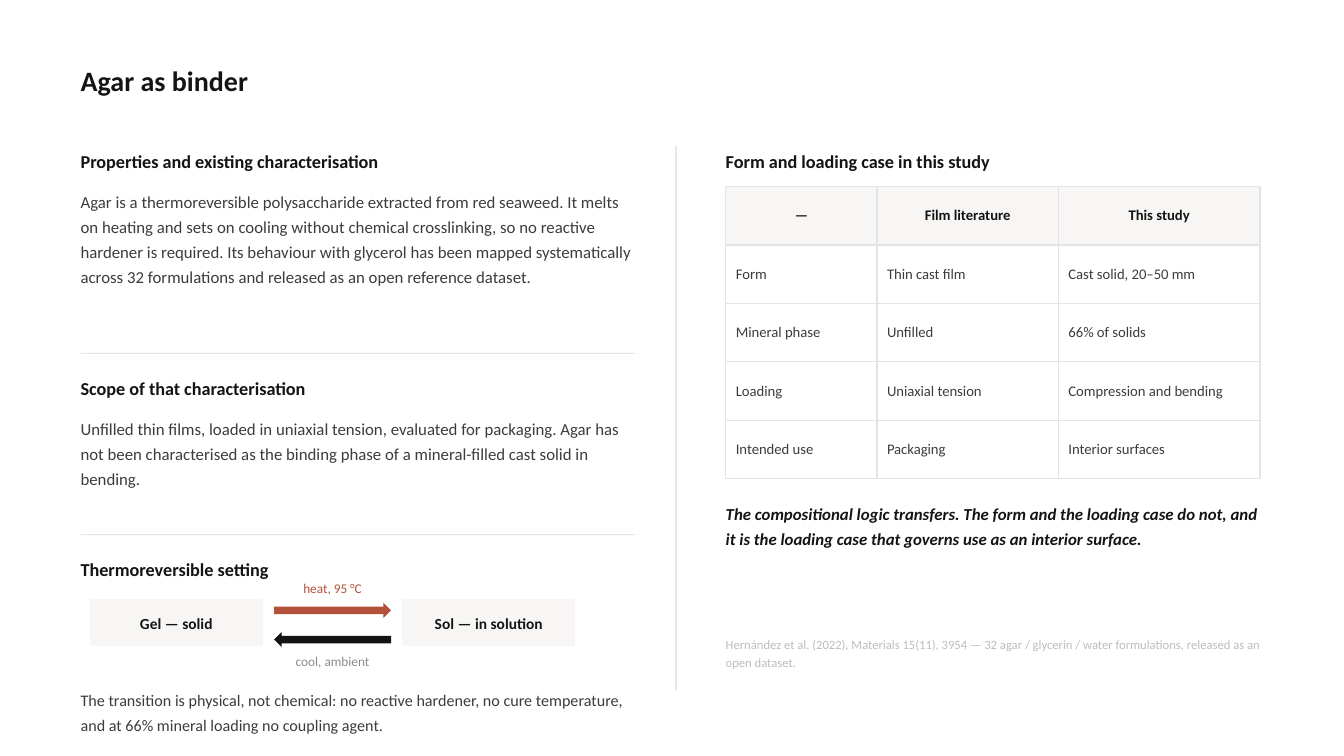
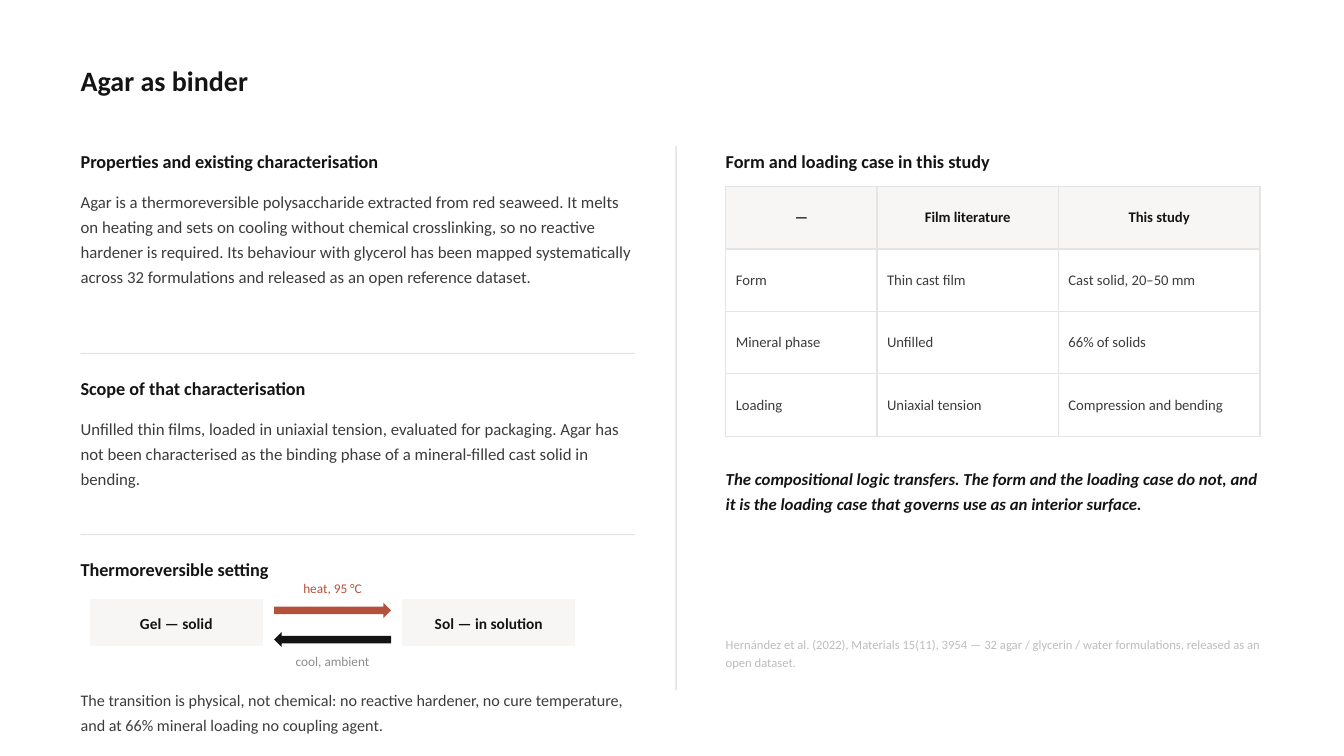
Before and after one commit to bunal91/sanat-ve-mekan, a slide deck: slide 4 of konferans-bildirisi/06-sunum/ICSMMEP26_Presentation_Unal.pptx. Drawn at 1344x756 pixels with LibreOffice and Linux fonts; fonts in the diff are those of the drawing. Boxes give left, top, right and bottom in pixels: in the first picture for what was removed or moved away, otherwise in the second. Text is boxed around its words. In the diff, an @@ line names an element or a change of style, - is before the commit and + after.

```diff
--- a/konferans-bildirisi/06-sunum/ICSMMEP26_Presentation_Unal.pptx
+++ b/konferans-bildirisi/06-sunum/ICSMMEP26_Presentation_Unal.pptx
@@ table at box(726, 187, 1260, 417) @@
-row 5: Intended use | Packaging | Interior surfaces
@@ text "The compositional logic transfers. The ...": place and size @@
-text "The compositional logic transfers. The ..." at box(726, 508, 1258, 548)
+text "The compositional logic transfers. The ..." at box(726, 473, 1258, 513)
```
Also in this commit, not shown: 12 other slides changed, 1 slide added, 2 slides removed, 6 other files.
